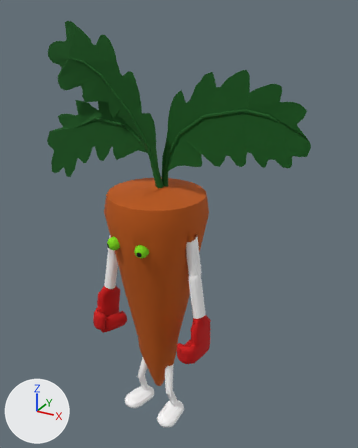
Before and after pictures for a commit that changed the FBX model Modèles/Animations/carotte bien exporté/depart_marche_carotte.FBX.
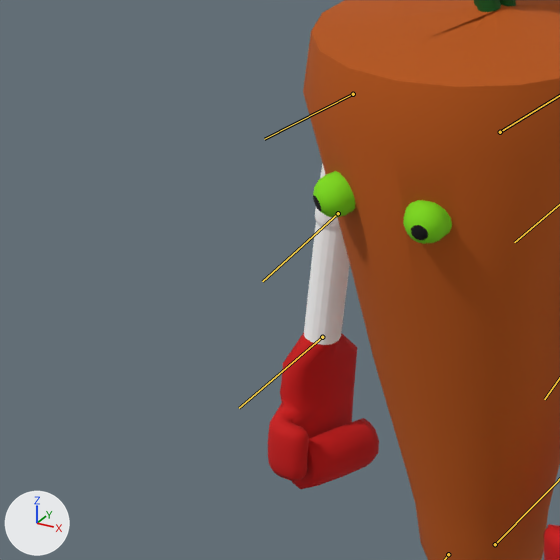
There are two pictures of each version: one whole from a camera (50 mm lens) standing at (2.22, -3.62, 3.94) and looking at (0.03, 0.38, 1.94), one close up on the part from 3% to 51% of the width and 41% to 79% of the height. Lighting does not change. The marker at lower left points along +X, +Y and +Z. Both versions are drawn at frame 1 of the action 'Take 001'; the numbers are the values there. The bones that bend it are drawn over the model as lines in the close-ups.

The first close-up shows 'corps'.
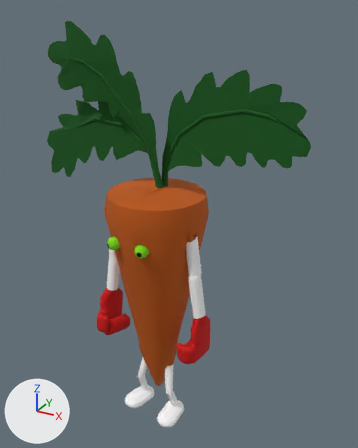
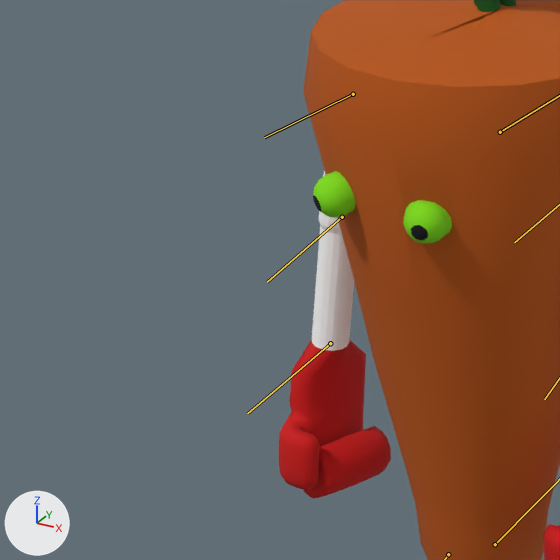
Where the change shows, as pixel boxes (x1, y1, x2, y2) in the close-ups (560 x 560 px):
'corps', posed: before (268, 0, 560, 560); after (279, 0, 560, 560)
bone 'bras droit', root to tip: before (353, 94) to (264, 139); after (353, 94) to (264, 137)

The change in detail:
Bone 'bras droit' (bone_bras_droit) turns from (0, 2, -22) to (0, 5, -21) degrees about its own x, y and z.
